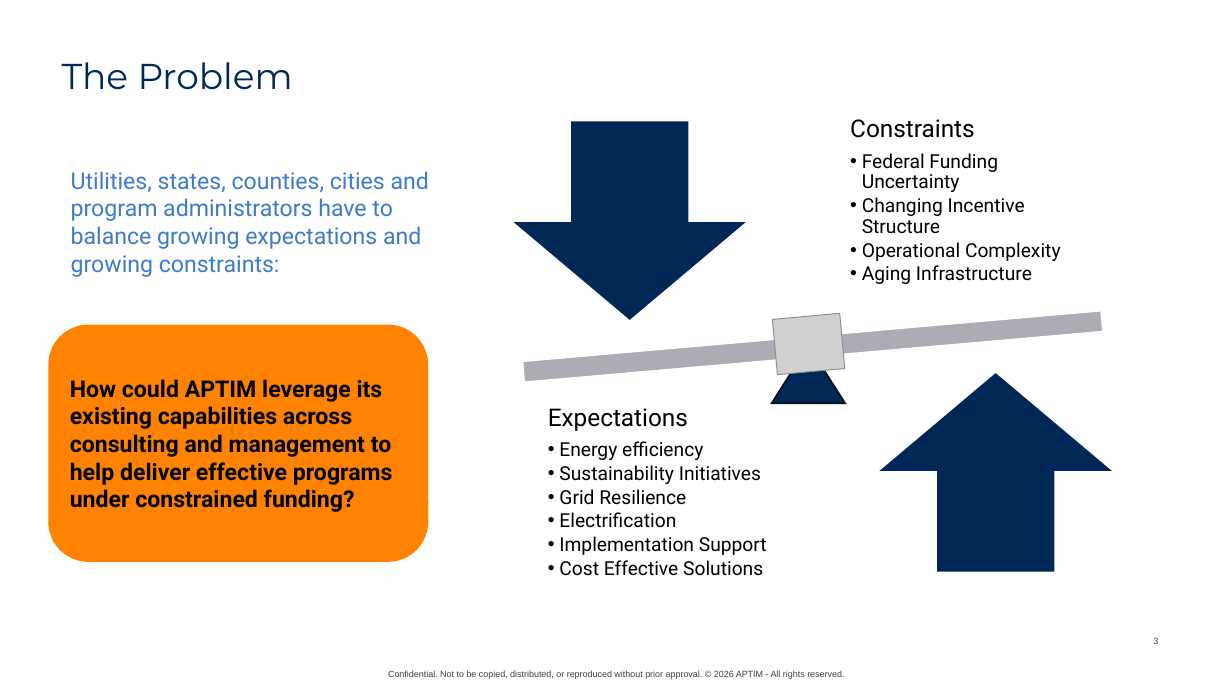
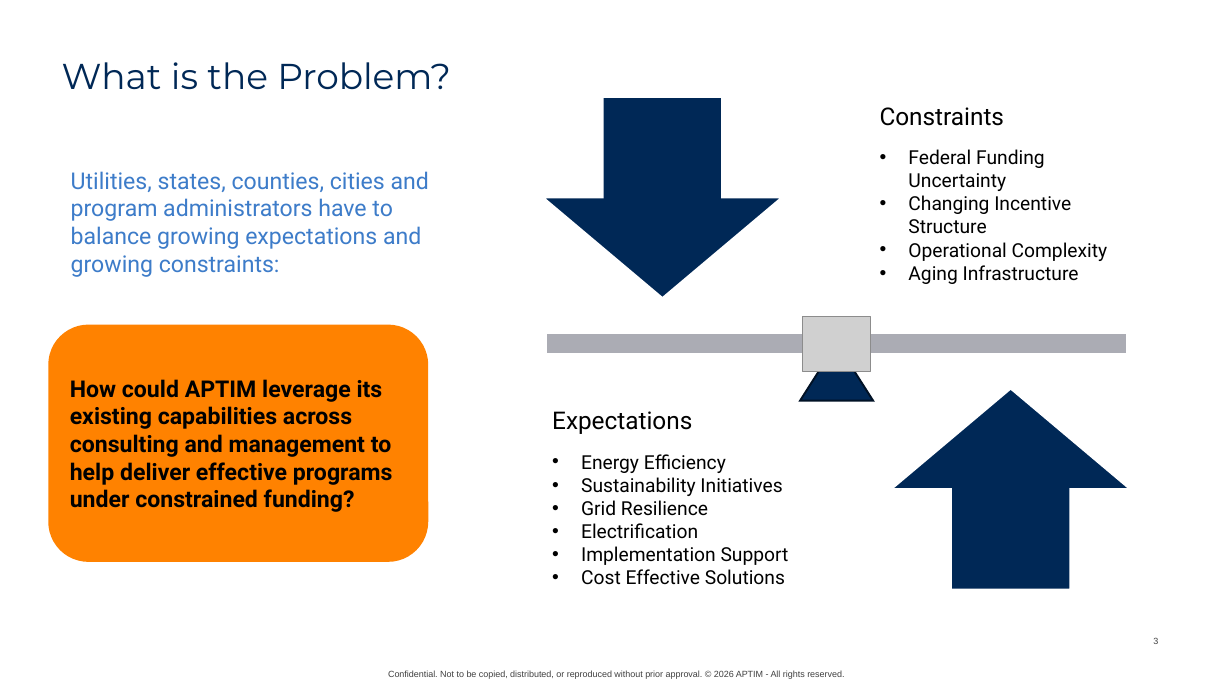
Before and after one commit to graseeuh/HERMES, a slide deck: slide 3 of Group_1_STRIVE_Presentation.pptx. Drawn at 1232x693 pixels with LibreOffice and Linux fonts; fonts in the diff are those of the drawing; grey boxes stand for pictures; background and template pictures are left out. Boxes give left, top, right and bottom in pixels: in the first picture for what was removed or moved away, otherwise in the second. Text is boxed around its words. In the diff, an @@ line names an element or a change of style, - is before the commit and + after.

```diff
--- a/Group_1_STRIVE_Presentation.pptx
+++ b/Group_1_STRIVE_Presentation.pptx
@@ title at <box>62,62,451,90</box>: text changed @@
-The Problem
+What is the Problem?
@@ down arrow: place and size @@
-down arrow at <box>510,120,749,322</box>
+down arrow at <box>543,97,782,299</box>
@@ text "Constraints": place and size @@
-text "Constraints" at <box>850,119,1061,284</box>
+text "Constraints" at <box>880,107,1108,284</box>
@@ text "Constraints" at <box>880,107,1108,284</box>: line spacing 0.9 to 1; more space between paragraphs; list level 2 to 1 in "Federal Funding Uncertainty"; list level 2 to 1 in "Changing Incentive Structure"; list level 2 to 1 in "Operational Complexity"; list level 2 to 1 in "Aging Infrastructure"; vertical alignment middle to top @@
@@ math minus at <box>442,299,1232,389</box>: rotation 355 to 0 degrees @@
@@ picture at <box>803,317,871,372</box>: rotation 354 to 0 degrees @@
@@ triangle: place and size @@
-triangle at <box>772,346,845,403</box>
+triangle at <box>800,344,873,401</box>
@@ up arrow: place and size @@
-up arrow at <box>876,372,1115,573</box>
+up arrow at <box>892,389,1130,591</box>
@@ text "Expectations" at <box>552,411,789,585</box>: vertical alignment middle to top @@
@@ text at <box>552,411,789,585</box>: line spacing 0.9 to 1; more space between paragraphs; list level 2 to 1 in "Sustainability Initiatives"; list level 2 to 1 in "Grid Resilience"; list level 2 to 1 in "Electrification"; list level 2 to 1 in "Implementation Support"; list level 2 to 1 in "Cost Effective Solutions" @@
@@ text at <box>581,454,726,473</box>: text changed @@
-  • Energy efficiency
+• Energy Efficiency
```
Also in this commit, not shown: 21 other slides changed, 37 slides added, 2 slides removed.
